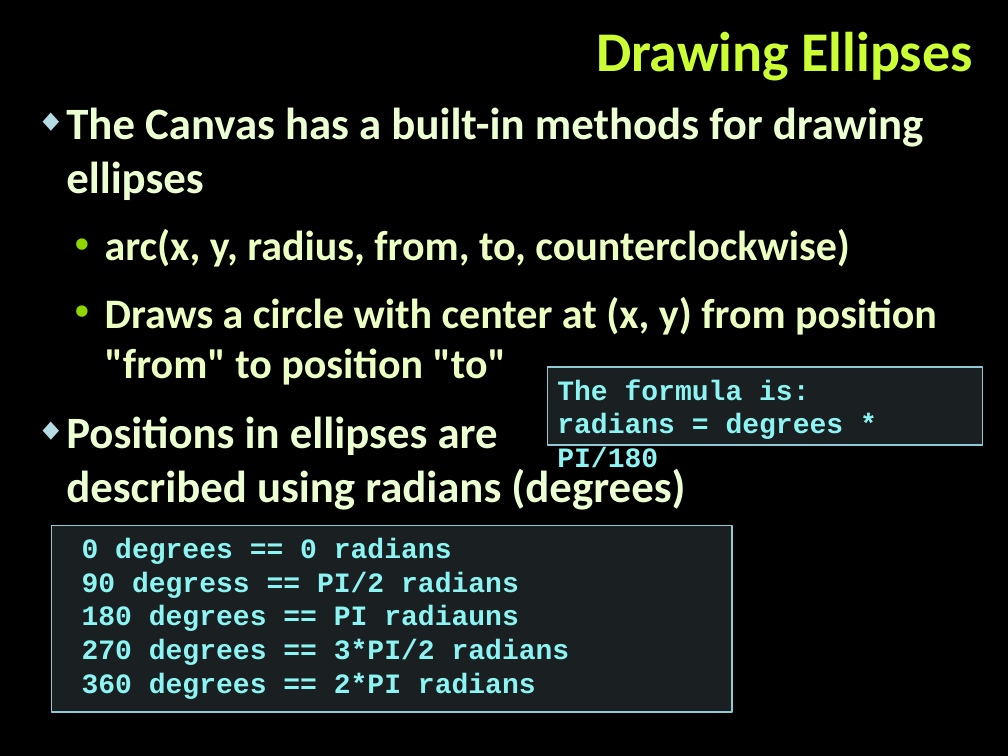
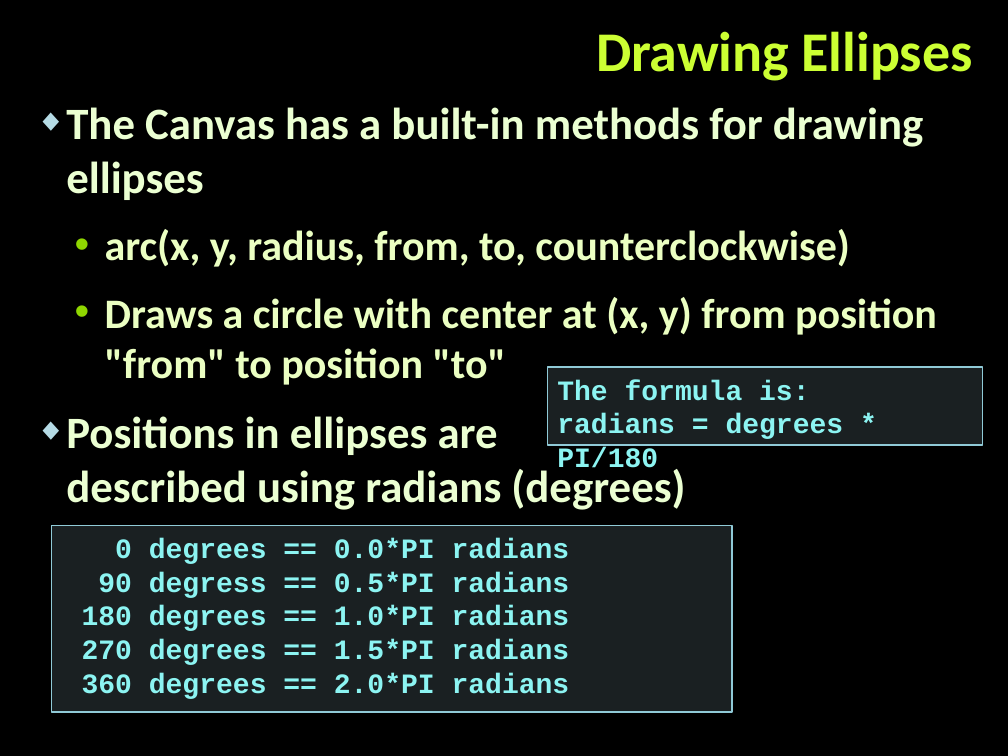
Before and after one commit to StefanSinapov/TelerikAcademy, a slide deck: slide 32 of 8. JavaScript UI & DOM/Lectures/02. Canvas.pptx. Drawn at 1008x756 pixels with LibreOffice and Linux fonts; fonts in the diff are those of the drawing; background and template pictures are left out. Boxes give left, top, right and bottom in pixels: in the first picture for what was removed or moved away, otherwise in the second. Text is boxed around its words. In the diff, an @@ line names an element or a change of style, - is before the commit and + after.

```diff
--- a/8. JavaScript UI & DOM/Lectures/02. Canvas.pptx
+++ b/8. JavaScript UI & DOM/Lectures/02. Canvas.pptx
@@ text in rectangle at <box>82,538,570,699</box>: text changed @@
-0 degrees == 0 radians
-90 degress == PI/2 radians
-180 degrees == PI radiauns
-270 degrees == 3*PI/2 radians
-360 degrees == 2*PI radians
+0 degrees == 0.0*PI radians
+90 degress == 0.5*PI radians
+180 degrees == 1.0*PI radians
+270 degrees == 1.5*PI radians
+360 degrees == 2.0*PI radians
```
Also in this commit, not shown: 8 other slides changed, 5 slides added, 6 other files.
